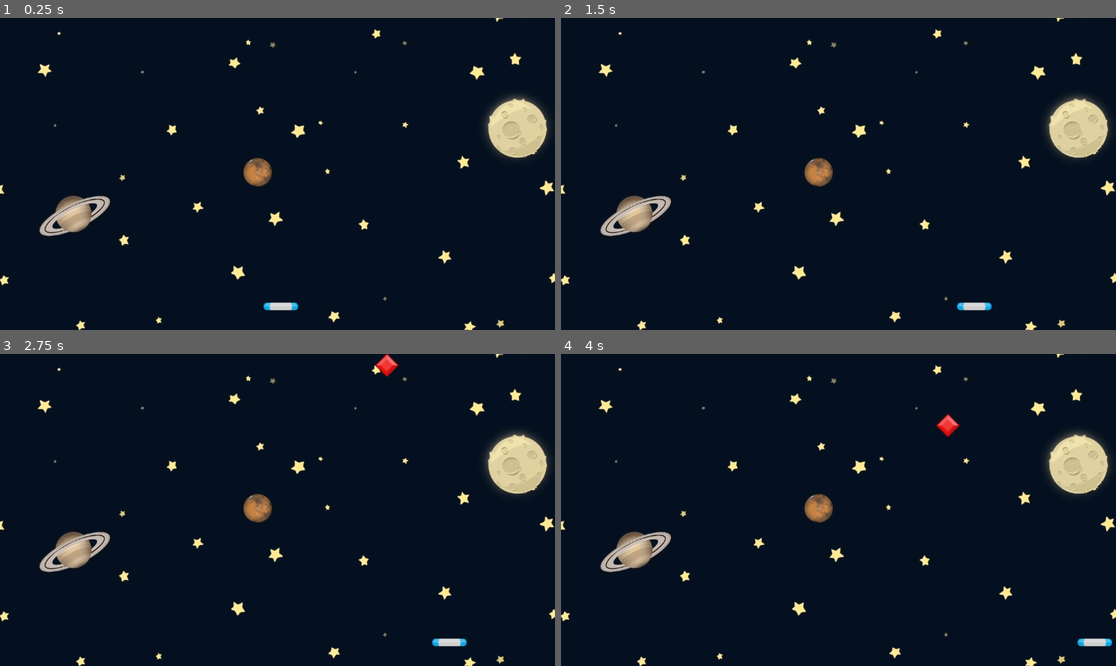
Above: before the commit, frames 1-4 (two rows, left to right).
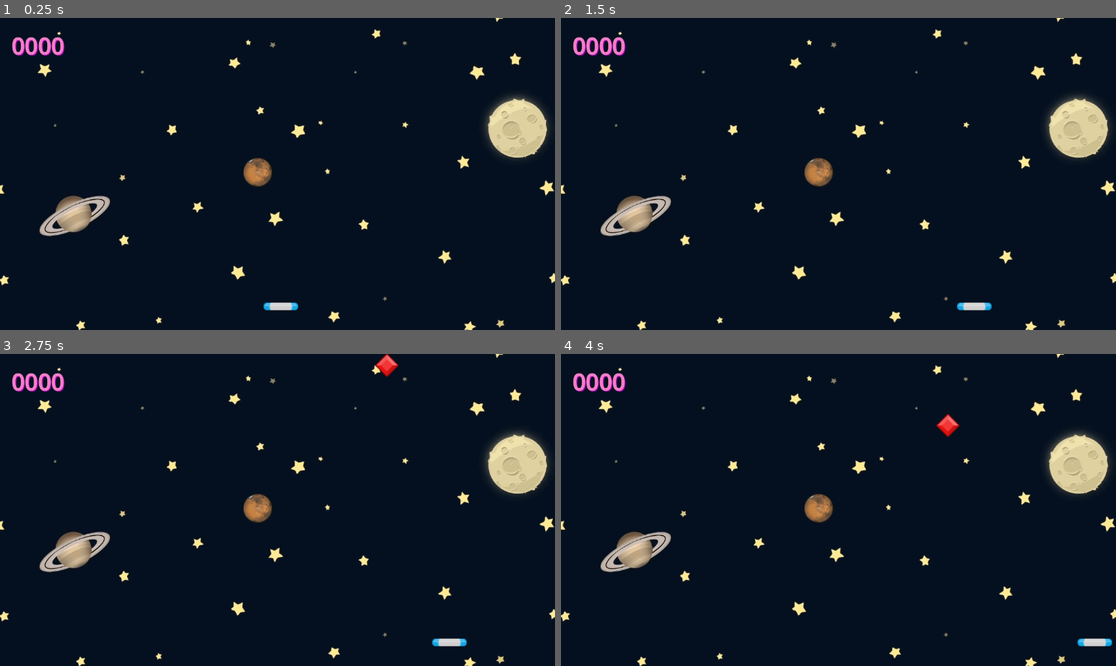
Above: after the commit, the same moments.

Repository: Evan-Roberts-808/Gem-Catcher
Game: Godot game, scene res://scenes/game.tscn
The game is run twice, just before and just after one commit, with the same random seed, the same clock (stepped at 60 frames per second) and the same inputs.
Inputs:
- Up to frame 1 (0.25 s): no input
- Up to frame 2 (1.5 s): tap Enter at 0.5 s; hold Right (right) 0.53-1.28 s; tap Space at 1.25 s; hold Left (left) from 1.28 s (still down)
- Up to frame 3 (2.75 s): tap Enter at 2 s; release Left (left) at 2.03 s; hold Right (right) from 2.03 s (still down)
- Up to frame 4 (4 s): release Right (right) at 3.53 s; hold Left (left) from 3.53 s (still down)

The runs differ from the first frame. In frame 1, 0.4% of the frame differs, in the area x 2-12%, y 6-13%; in frame 2, 0.4%; in frame 3, 0.4%; in frame 4, 0.4%.

Commit message:
score tracking complete

Diff:
--- a/scenes/game.gd
+++ b/scenes/game.gd
@@ -1,6 +1,9 @@
 extends Node2D
 
 @export var gem_scene: PackedScene
+@onready var score_label: Label = $Label
+
+var _score: int = 0
 
 # Called when the node enters the scene tree for the first time.
 func _ready() -> void:
@@ -25,3 +28,9 @@
 func _on_timer_timeout() -> void:
 	print("_on_timer_timeout")
 	spawn_gem()
+
+
+func _on_paddle_area_entered(area: Area2D) -> void:
+	_score += 1
+	score_label.text = "%05d" % _score
+	area.queue_free()
--- a/scenes/game.tscn
+++ b/scenes/game.tscn
@@ -25,5 +25,19 @@
 wait_time = 2.0
 autostart = true
 
-[connection signal="area_entered" from="Paddle" to="Paddle" method="_on_gem_area_entered"]
+[node name="Label" type="Label" parent="."]
+offset_left = 24.0
+offset_top = 24.0
+offset_right = 134.0
+offset_bottom = 91.0
+theme_override_colors/font_color = Color(0.967431, 0.489494, 0.781834, 1)
+theme_override_colors/font_shadow_color = Color(0.677071, 0.000393228, 0.688587, 1)
+theme_override_colors/font_outline_color = Color(0.960999, 0.603158, 0.885421, 1)
+theme_override_constants/shadow_offset_x = 2
+theme_override_constants/shadow_offset_y = 2
+theme_override_constants/outline_size = 2
+theme_override_font_sizes/font_size = 48
+text = "0000"
+
+[connection signal="area_entered" from="Paddle" to="." method="_on_paddle_area_entered"]
 [connection signal="timeout" from="Timer" to="." method="_on_timer_timeout"]
--- a/scenes/paddle.gd
+++ b/scenes/paddle.gd
@@ -14,7 +14,3 @@
 	#elif Input.is_action_pressed("right"):
 		#position.x += speed * delta
 	position.x += delta * speed * Input.get_axis("left", "right")
-
-
-func _on_gem_area_entered(area: Area2D) -> void:
-	print(area)
